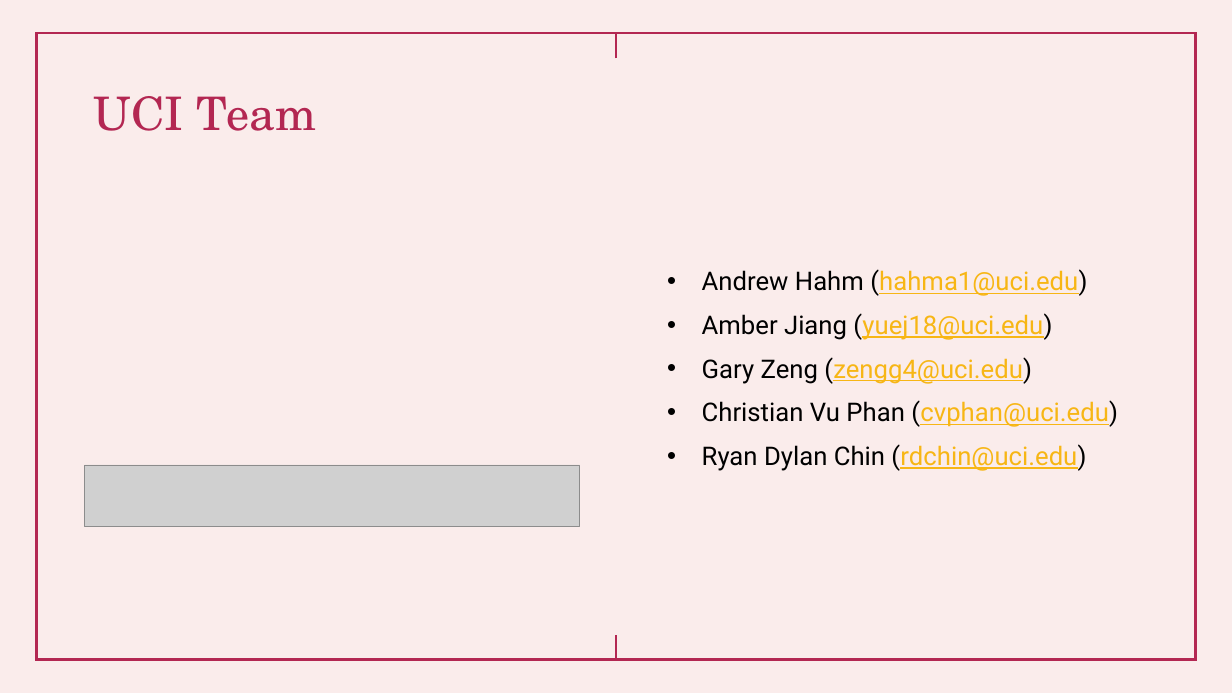
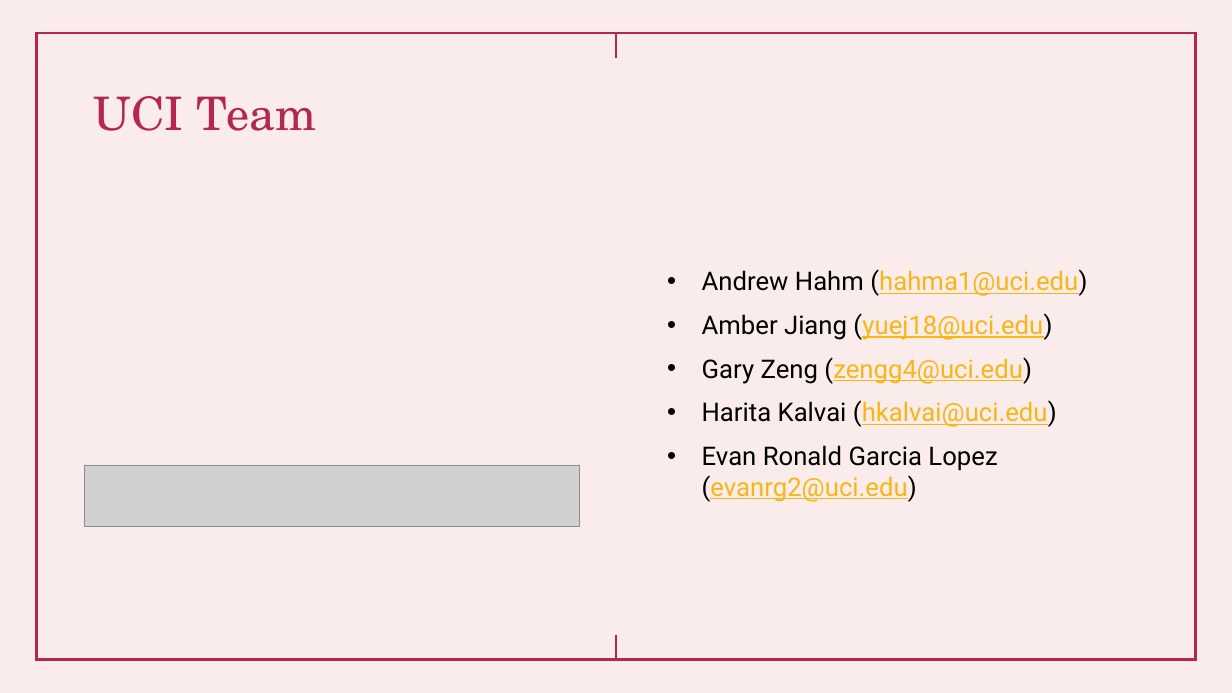
Before and after one commit to shawna-tuli-silicon-valley/uci-ics-bi-and-data-science, a slide deck: slide 5 of presentations/BI Analysis (Partner Business Modeling).pptx. Drawn at 1232x693 pixels with LibreOffice and Linux fonts; fonts in the diff are those of the drawing; grey boxes stand for pictures. Boxes give left, top, right and bottom in pixels: in the first picture for what was removed or moved away, otherwise in the second. Text is boxed around its words. In the diff, an @@ line names an element or a change of style, - is before the commit and + after.

```diff
--- a/presentations/BI Analysis (Partner Business Modeling).pptx
+++ b/presentations/BI Analysis (Partner Business Modeling).pptx
@@ text at <box>702,400,1057,502</box>: text changed @@
-• Christian Vu Phan (cvphan@uci.edu)
-• Ryan Dylan Chin (rdchin@uci.edu)
+• Harita Kalvai (hkalvai@uci.edu)
+• Evan Ronald Garcia Lopez (evanrg2@uci.edu)
```
Also in this commit, not shown: 5 other slides changed.
